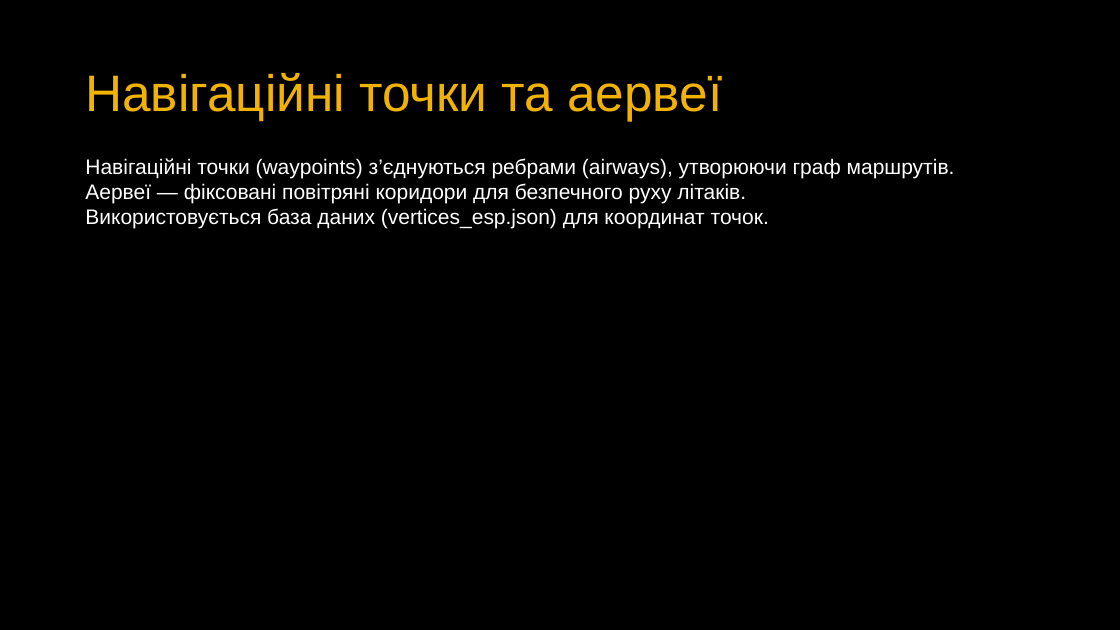
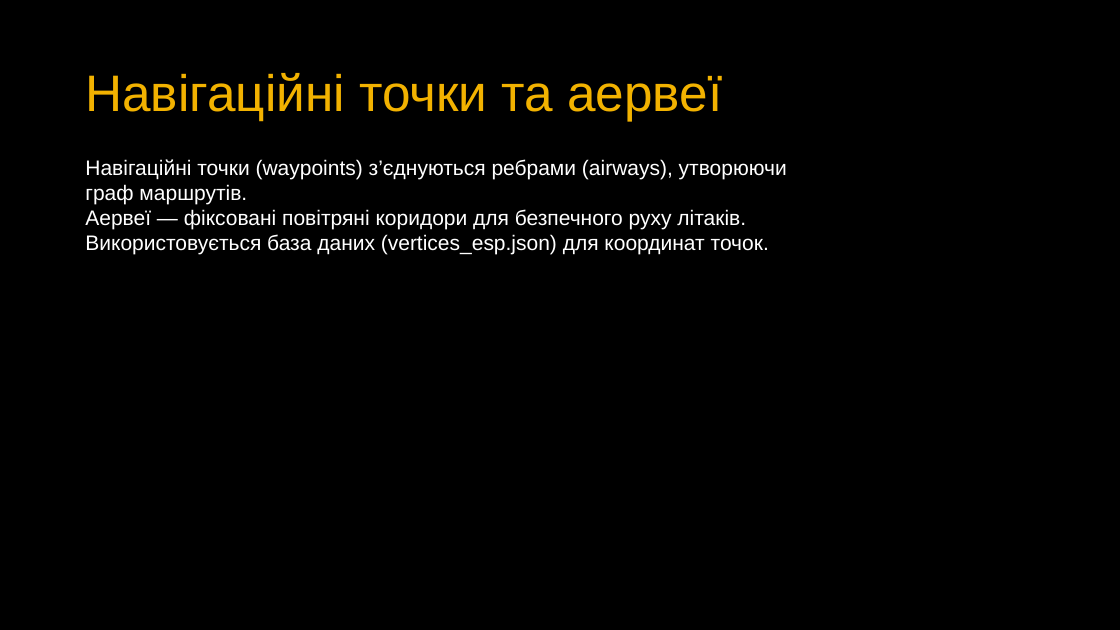
Before and after one commit to Vlad-lokk/diplom, a slide deck: slide 8 of 2025_ФЕІ-41_Локоть_В_О_презентація.pptx. Drawn at 1120x630 pixels with LibreOffice and Linux fonts; fonts in the diff are those of the drawing. Boxes give left, top, right and bottom in pixels: in the first picture for what was removed or moved away, otherwise in the second. Text is boxed around its words. In the diff, an @@ line names an element or a change of style, - is before the commit and + after.

```diff
--- a/2025_ФЕІ-41_Локоть_В_О_презентація.pptx
+++ b/2025_ФЕІ-41_Локоть_В_О_презентація.pptx
@@ text "Навігаційні точки (waypoints) з’єднуються ребрами ..." rewrapped from bbox=[85, 158, 955, 228] to bbox=[85, 159, 787, 255] @@
```
Also in this commit, not shown: 2 other slides changed, 1 other file.
